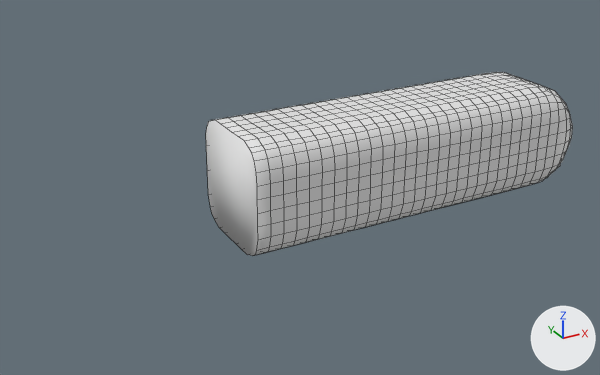
What one commit did to the Blender file The Hop Warfare/Assets/Models/Hand.blend.
The view is the same before and after, from a 50 mm lens placed at (-0.755, -1.742, 0.831), pointed at (0.215, 0.021, -0.051). Arrows for +X, +Y and +Z are at lower right; the lights stay in place. Mesh edges are drawn as thin lines.

Script lines for the objects in view, before the commit:
```python
me_cylinder = bpy.data.meshes.new('Cylinder')
me_cylinder.from_pydata(...)  # 1160 vertices, 1142 faces; spans x 0.007..1.049, y -0.15..0.15, z -0.148..0.152
me_cylinder.polygons.foreach_set('use_smooth', [True] * 1142)
ob_dude = bpy.data.objects.new('Dude', me_cylinder)
ob_dude.location = (0.0, 0.0, 0.0)
```
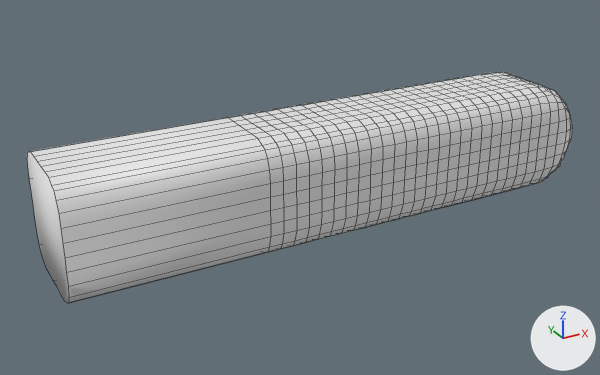
What differs and where, as boxes [x1, y1, x2, y2] in the pictures (600 x 375 px; the box of a moved part takes in the faces that stretch with it):
'Dude', reshaped (49% wider, 25% taller): before [206, 72, 573, 256]; after [27, 72, 573, 303]
part 1 of me_cylinder, moved or reshaped: before [206, 118, 271, 256]; after [27, 118, 271, 303]

Patch to the scene script:
```diff
--- a/The Hop Warfare/Assets/Models/Hand.blend.py
+++ b/The Hop Warfare/Assets/Models/Hand.blend.py
@@ me_cylinder @@
 me_cylinder.from_pydata(...)  # 1160 vertices, 1142 faces; spans x 0.007..1.049, y -0.15..0.15, z -0.148..0.152
 # used by ob_dude; location = (0.0, 0.0, 0.0)
+# me_cylinder part 1: all 36 vertices in x 0.007, y -0.15..0.15, z -0.148..0.152 are moved by (-0.451, 0.0, 0.0)
```
